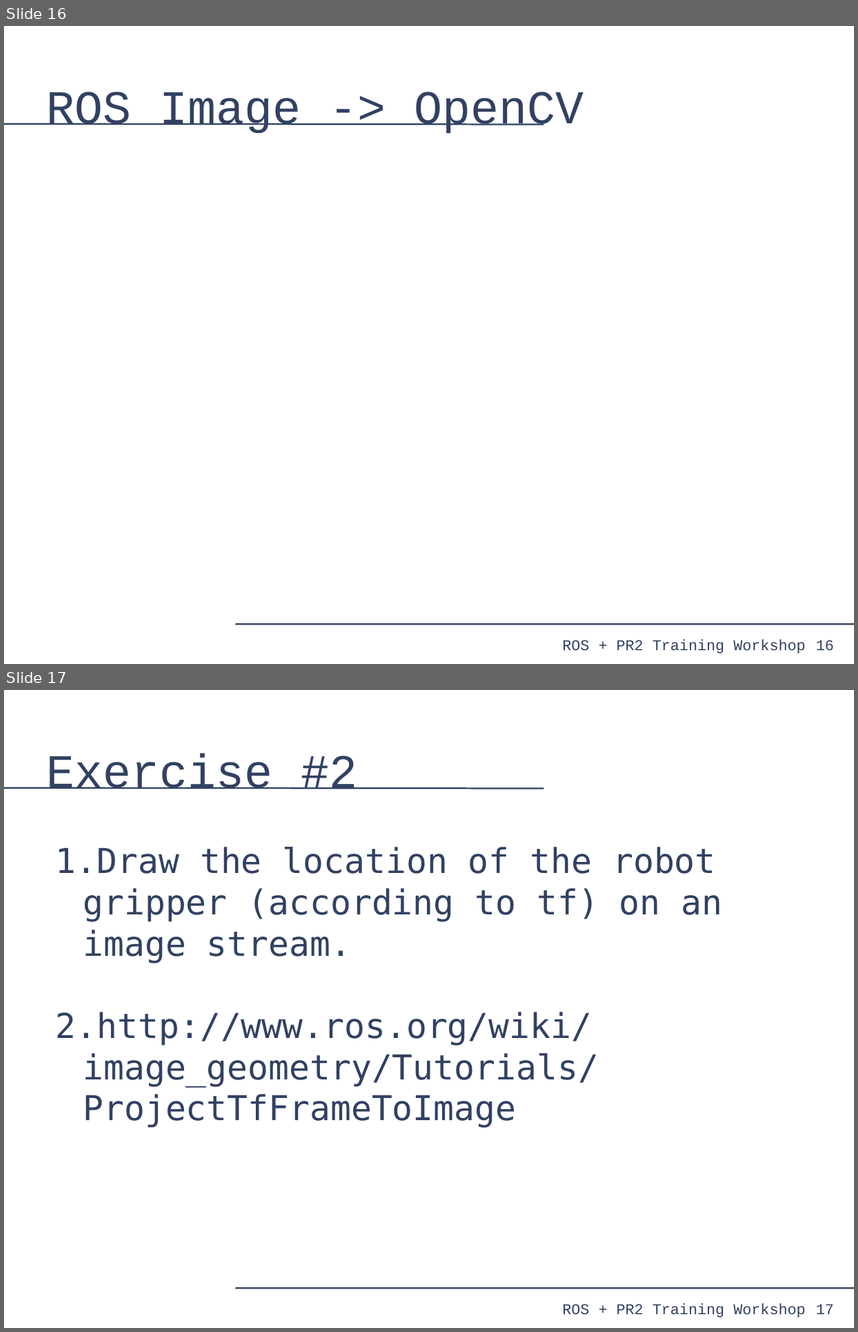
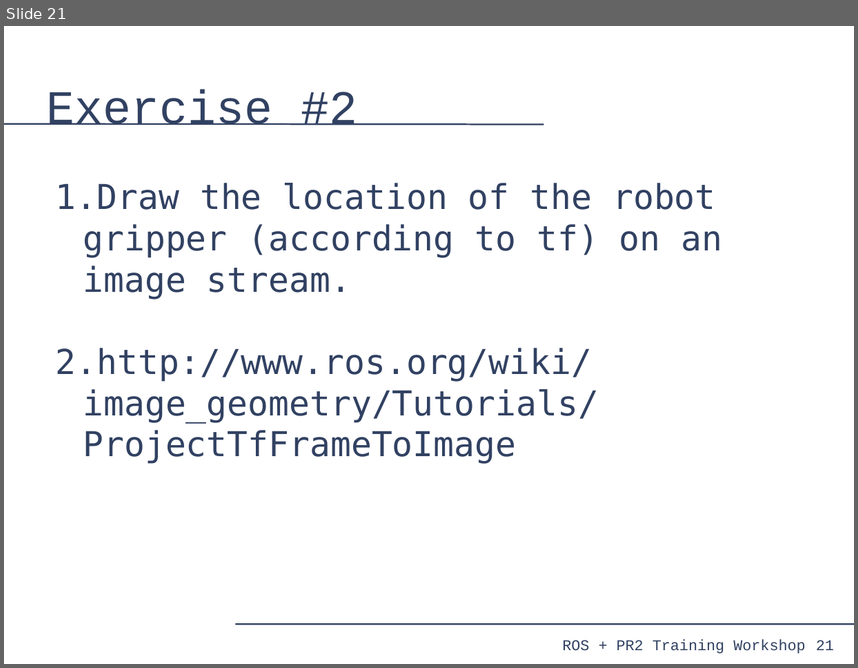
Before and after one commit to PR2/pr2_docs, a slide deck: pr2_training_workshop/processing_camera_data/slides.odp. Shown one above the other, each under a label of ours: slides 16 and 17 before the commit, slide 21 after it. The pictures are 858x1332 and 858x668 pixels, drawn with LibreOffice and Linux fonts; fonts in the diff are those of the drawing. Boxes give left, top, right and bottom in pixels: in the first picture for what was removed or moved away, otherwise in the second. Text is boxed around its words. In the diff, an @@ line names an element or a change of style, - is before the commit and + after.

```diff
--- a/pr2_training_workshop/processing_camera_data/slides.odp
+++ b/pr2_training_workshop/processing_camera_data/slides.odp
@@ slide 16 removed at [4, 26, 854, 664], background #FFFFFF; not listed: 4 template elements that a slide beside it also shows @@
@@ title removed at [47, 92, 584, 133] @@
-ROS Image -> OpenCV
@@ what was slide 17 is now slide 21 @@
@@ page number at [816, 639, 834, 650]: text changed @@
-17
+21
```
Also in this commit, not shown: 5 slides added.
